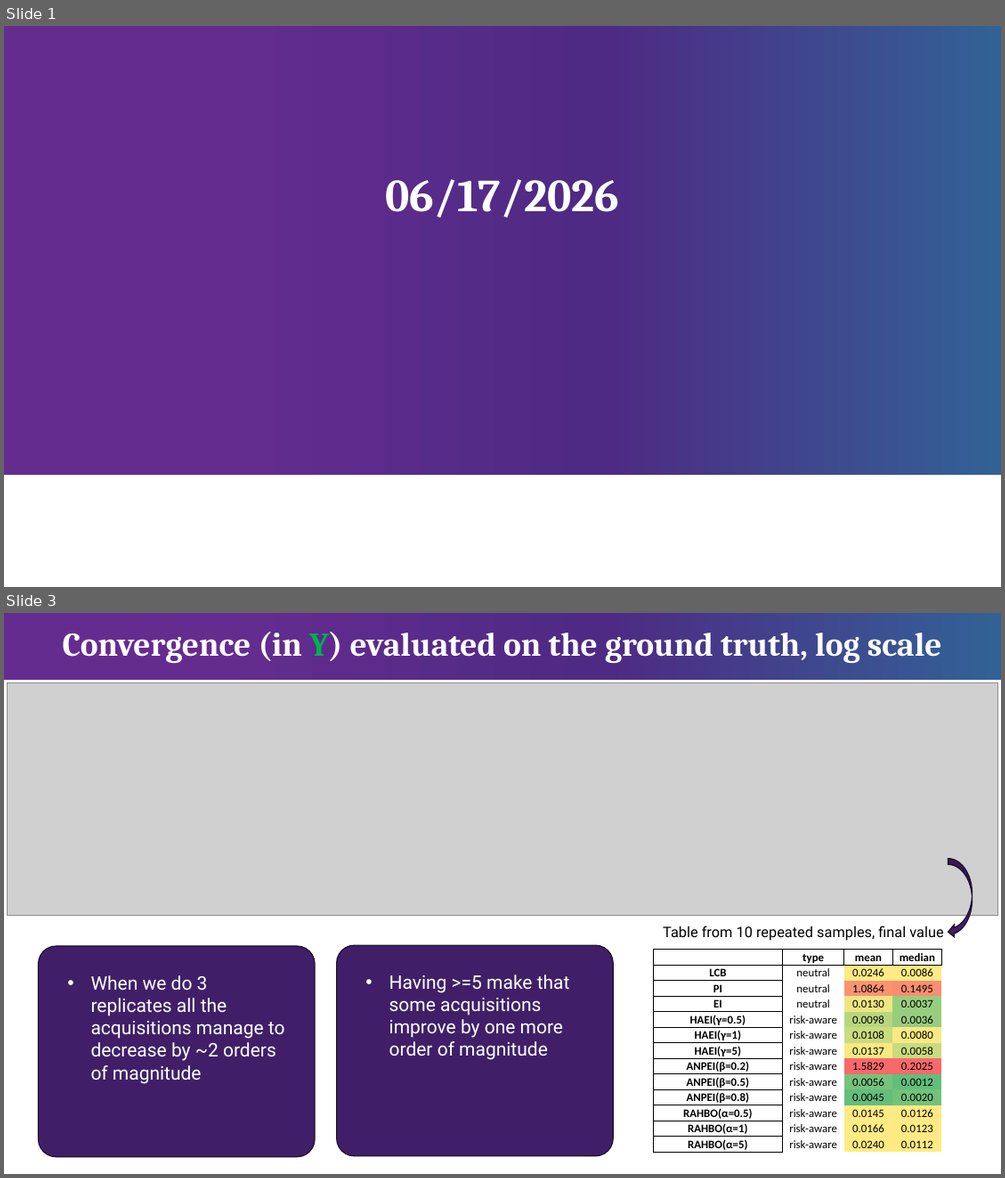
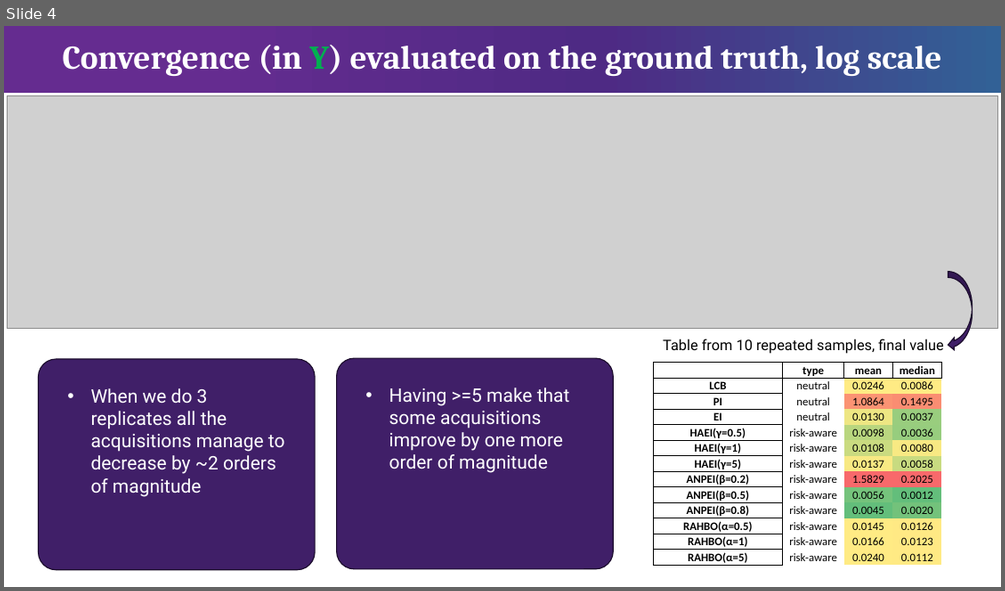
Before and after one commit to Chris1504-fdz/heter_lvgp, a slide deck: Heter_bo.pptx. Shown one above the other, each under a label of ours: slides 1 and 3 before the commit, slide 4 after it; the slides between them are not shown. The pictures are 1005x1178 and 1005x591 pixels, drawn with LibreOffice and Linux fonts; fonts in the diff are those of the drawing; grey boxes stand for pictures; background and template pictures are left out. Boxes give left, top, right and bottom in pixels: in the first picture for what was removed or moved away, otherwise in the second. Text is boxed around its words. In the diff, an @@ line names an element or a change of style, - is before the commit and + after.

```diff
--- a/Heter_bo.pptx
+++ b/Heter_bo.pptx
@@ slide 1 removed at (4,26,1001,587), background #FFFFFF @@
@@ rectangle removed at (4,26,1001,475) @@
@@ title removed at (386,179,620,217) @@
-06/17/2026
@@ what was slide 3 is now slide 4 @@
```
Also in this commit, not shown: 6 slides changed, 7 slides added, 3 other slides removed, 3 other files.
